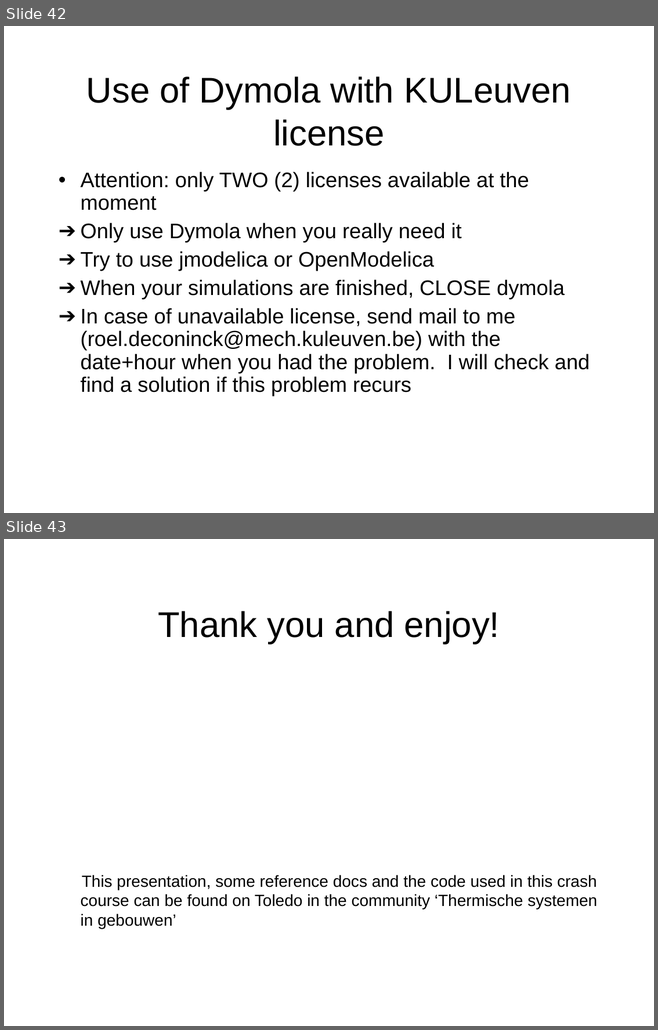
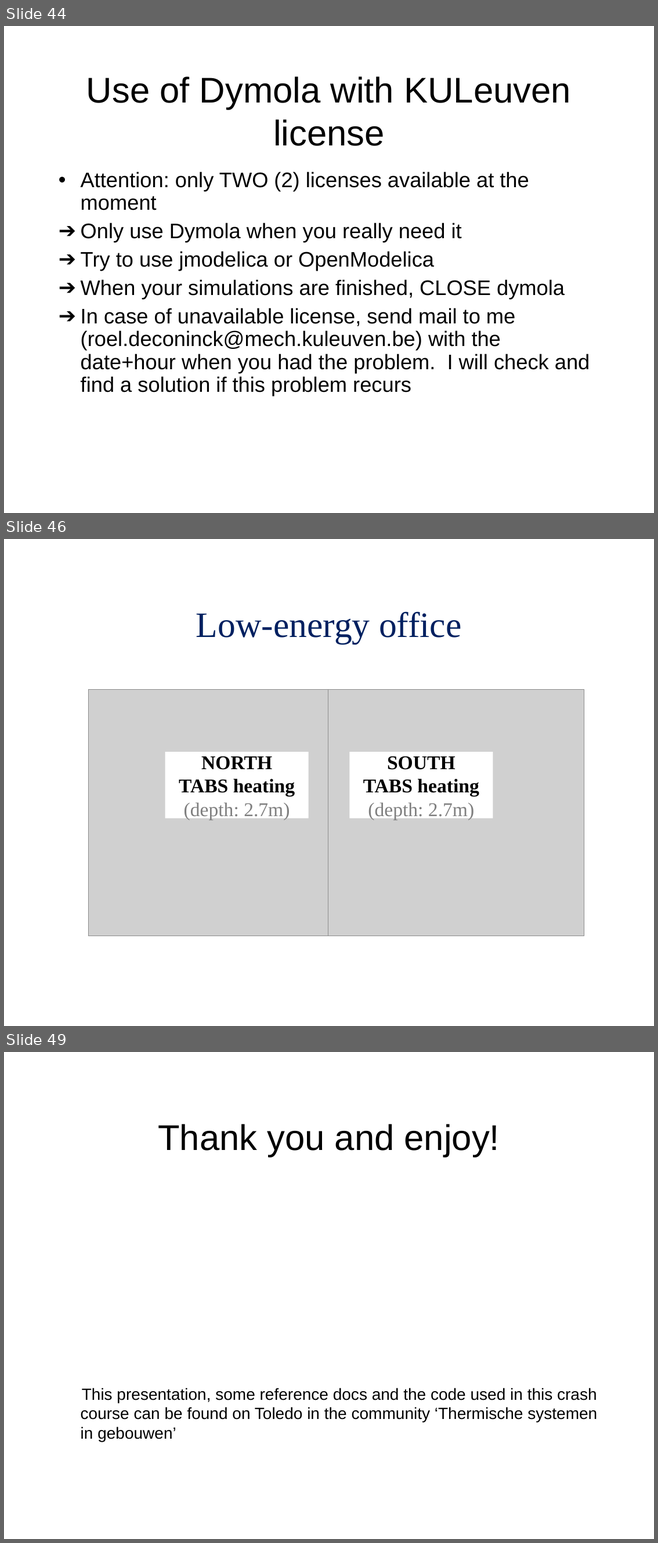
Before and after one commit to open-ideas/__CrashCourse__, a slide deck: Slides/CrashCourse_2012.ppt. Shown one above the other, each under a label of ours: slides 42 and 43 before the commit, slides 44, 46 and 49 after it; the slides between them are not shown. The pictures are 658x1030 and 658x1543 pixels, drawn with LibreOffice and Linux fonts; fonts in the diff are those of the drawing; grey boxes stand for pictures. Boxes give left, top, right and bottom in pixels: in the first picture for what was removed or moved away, otherwise in the second. Text is boxed around its words. In the diff, an @@ line names an element or a change of style, - is before the commit and + after.

```diff
--- a/Slides/CrashCourse_2012.ppt
+++ b/Slides/CrashCourse_2012.ppt
@@ slide 46 added at box(4, 539, 654, 1026), background #FFFFFF @@
@@ title added at box(196, 611, 461, 643), 44 pt, text #002060 @@
+Low-energy office
@@ picture added at box(88, 690, 330, 936) @@
@@ picture added at box(328, 690, 583, 936) @@
@@ rectangle added at box(165, 752, 308, 819), fill #FFFFFF, 24 pt, text #000000, bold @@
+NORTH
+TABS heating
+(depth: 2.7m)
@@ rectangle added at box(350, 752, 493, 819), fill #FFFFFF, 24 pt, text #000000, bold @@
+SOUTH
+TABS heating
+(depth: 2.7m)
@@ what was slide 42 is now slide 44 @@
@@ what was slide 43 is now slide 49 @@
```
Also in this commit, not shown: 6 slides changed, 6 other slides added, 1 slide removed, 2 other files.
